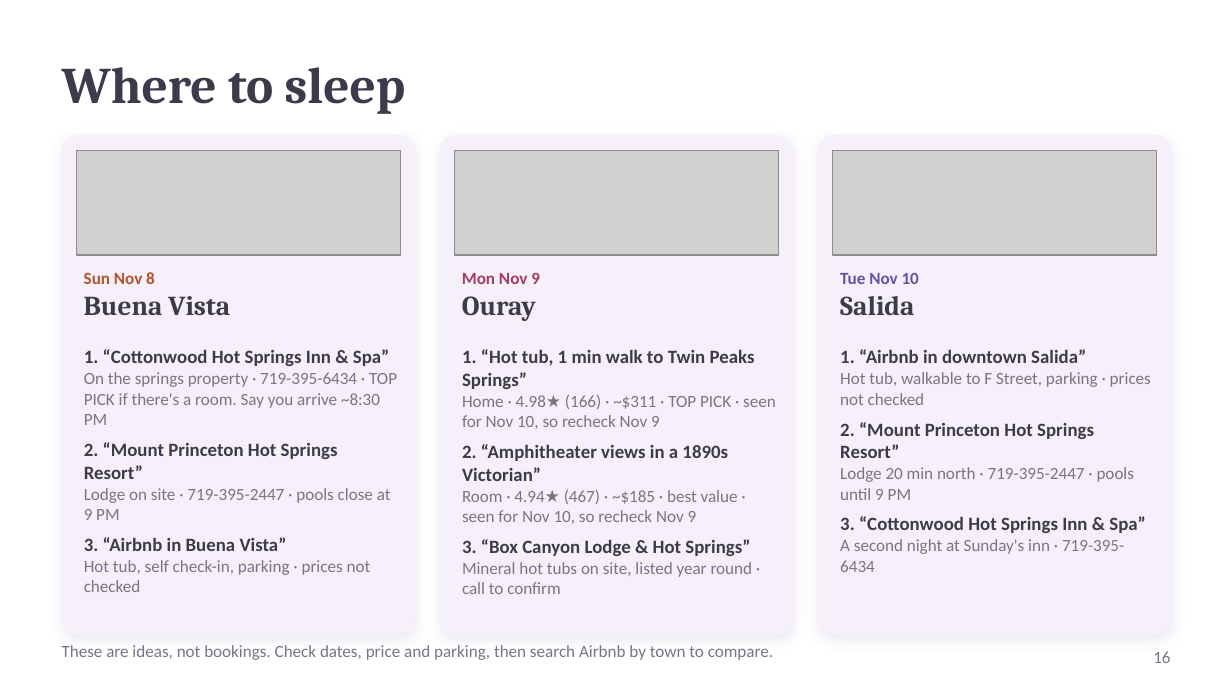
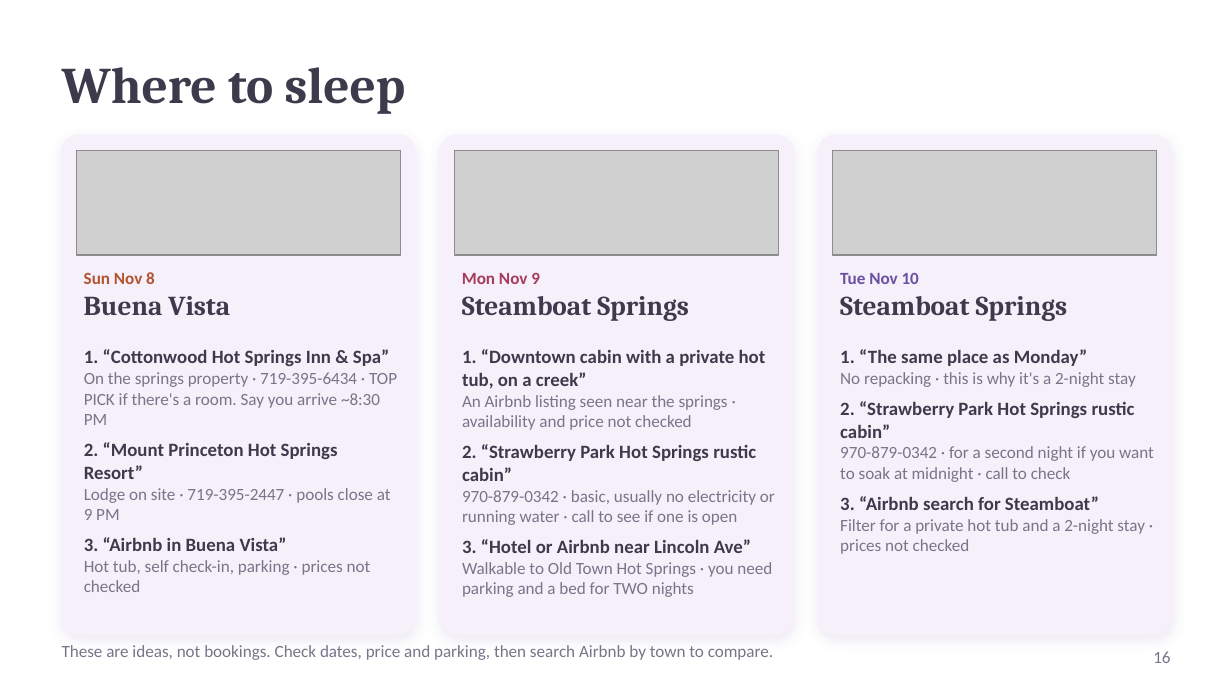
Before and after one commit to kohl-crypto/desert-to-divide, a slide deck: slide 16 of Desert-to-Divide-Tour-Guide.pptx. Drawn at 1232x693 pixels with LibreOffice and Linux fonts; fonts in the diff are those of the drawing; grey boxes stand for pictures. Boxes give left, top, right and bottom in pixels: in the first picture for what was removed or moved away, otherwise in the second. Text is boxed around its words. In the diff, an @@ line names an element or a change of style, - is before the commit and + after.

```diff
--- a/Desert-to-Divide-Tour-Guide.pptx
+++ b/Desert-to-Divide-Tour-Guide.pptx
@@ text at (462, 296, 689, 321): text changed @@
-Ouray
+Steamboat Springs
@@ text at (840, 296, 1068, 321): text changed @@
-Salida
+Steamboat Springs
@@ text at (462, 349, 775, 597): text changed @@
-1. “Hot tub, 1 min walk to Twin Peaks Springs”
-Home · 4.98★ (166) · ~$311 · TOP PICK · seen for Nov 10, so recheck Nov 9
-2. “Amphitheater views in a 1890s Victorian”
-Room · 4.94★ (467) · ~$185 · best value · seen for Nov 10, so recheck Nov 9
-3. “Box Canyon Lodge & Hot Springs”
-Mineral hot tubs on site, listed year round · call to confirm
+1. “Downtown cabin with a private hot tub, on a creek”
+An Airbnb listing seen near the springs · availability and price not checked
+2. “Strawberry Park Hot Springs rustic cabin”
+970-879-0342 · basic, usually no electricity or running water · call to see if one is open
+3. “Hotel or Airbnb near Lincoln Ave”
+Walkable to Old Town Hot Springs · you need parking and a bed for TWO nights
@@ text at (840, 349, 1154, 554): text changed @@
-1. “Airbnb in downtown Salida”
-Hot tub, walkable to F Street, parking · prices not checked
-2. “Mount Princeton Hot Springs Resort”
-Lodge 20 min north · 719-395-2447 · pools until 9 PM
-3. “Cottonwood Hot Springs Inn & Spa”
-A second night at Sunday's inn · 719-395-6434
+1. “The same place as Monday”
+No repacking · this is why it's a 2-night stay
+2. “Strawberry Park Hot Springs rustic cabin”
+970-879-0342 · for a second night if you want to soak at midnight · call to check
+3. “Airbnb search for Steamboat”
+Filter for a private hot tub and a 2-night stay · prices not checked
```
Also in this commit, not shown: 13 other slides changed, 19 other files.
